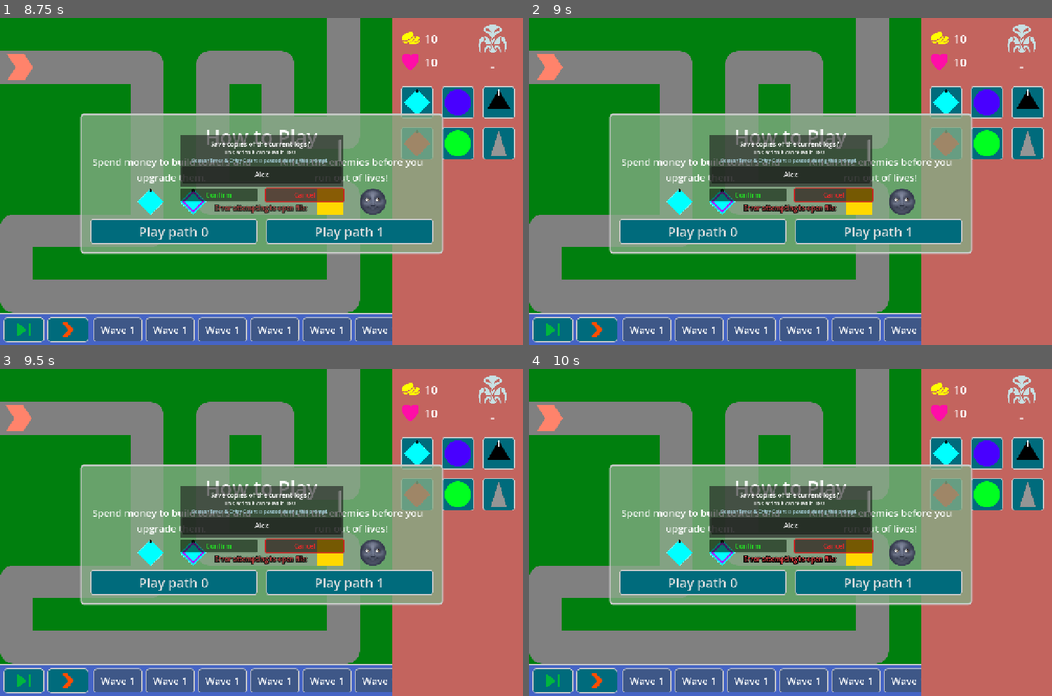
Above: before the commit, frames 1-4 (two rows, left to right).
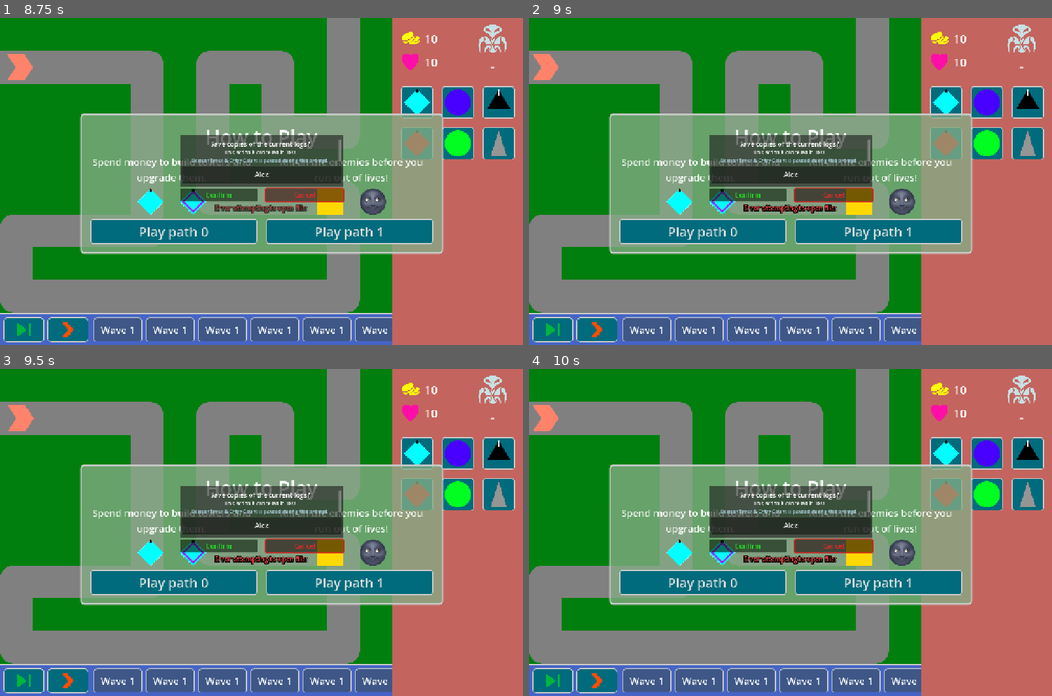
Above: after the commit, the same moments.

Repository: phrasmotica/godot-tower-defence
Game: Godot game, scene res://scenes/game.tscn
Same seed, same stepped clock (60 frames per second), same inputs: the game is played once before the commit and once after it.
Inputs (mouse positions are in pixels of both pictures, inside the frame that each line leads up to):
- Up to frame 1 (8.75 s): click (261, 174) at 0.52 s; type "Alex" at 0.6 s; click "Confirm" at 1.25 s; click "Confirm" at 2 s; click "Play path 0" at 2.75 s; click "Play path 0" at 3.5 s; click "Play path 1" at 4.25 s; click "Play path 1" at 5 s; click (26, 328) at 5.75 s; click (26, 328) at 6.5 s; click (67, 328) at 7.25 s; click "Cancel" at 8 s
- Up to frame 2 (9 s): move the mouse to (727, 165) at 8.77 s; hold Shift (fast_forward) from 8.78 s (still down); tap . (next_tower) at 8.85 s; click (727, 165) at 8.92 s
- Up to frame 3 (9.5 s): keep holding Shift (fast_forward)
- Up to frame 4 (10 s): move the mouse to (685, 548) at 9.52 s; release Shift (fast_forward) at 9.53 s; tap , (previous_tower) at 9.6 s

Frame 1 is identical in both runs. In frame 2, 0.3% of the frame differs, in the area x 0-59%, y 11-60%; in frame 3, 0.2%; in frame 4, 0.1%.
Error in both runs: Trying to assign value of type 'Nil' to a variable of type 'Array'. (res://addons/GoLogger/Log.gd:296)

Commit message:
Hook up game speed events to game manager. Don't allow changing game speed via the keyboard anymore

Diff:
--- a/scenes/autoloads/game_manager.gd
+++ b/scenes/autoloads/game_manager.gd
@@ -2,15 +2,12 @@
 
 const FAST_FORWARD_SPEED := 3
 
-func _process(_delta):
-	if Input.is_action_just_pressed("fast_forward"):
-		speed_up()
+func _ready() -> void:
+	SpeedEvents.speed_fast_requested.connect(speed_up)
+	SpeedEvents.speed_normal_requested.connect(speed_regular)
 
-	if Input.is_action_just_released("fast_forward"):
-		speed_regular()
-
-func speed_up():
+func speed_up() -> void:
 	Engine.time_scale = FAST_FORWARD_SPEED
 
-func speed_regular():
+func speed_regular() -> void:
 	Engine.time_scale = 1
